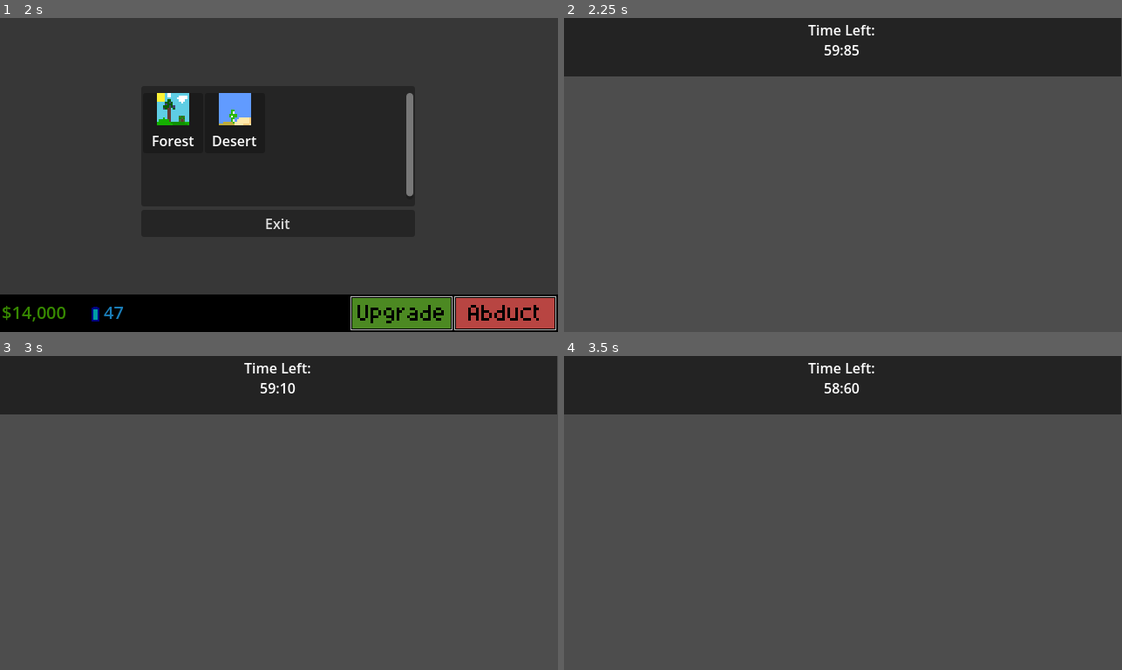
Above: before the commit, frames 1-4 (two rows, left to right).
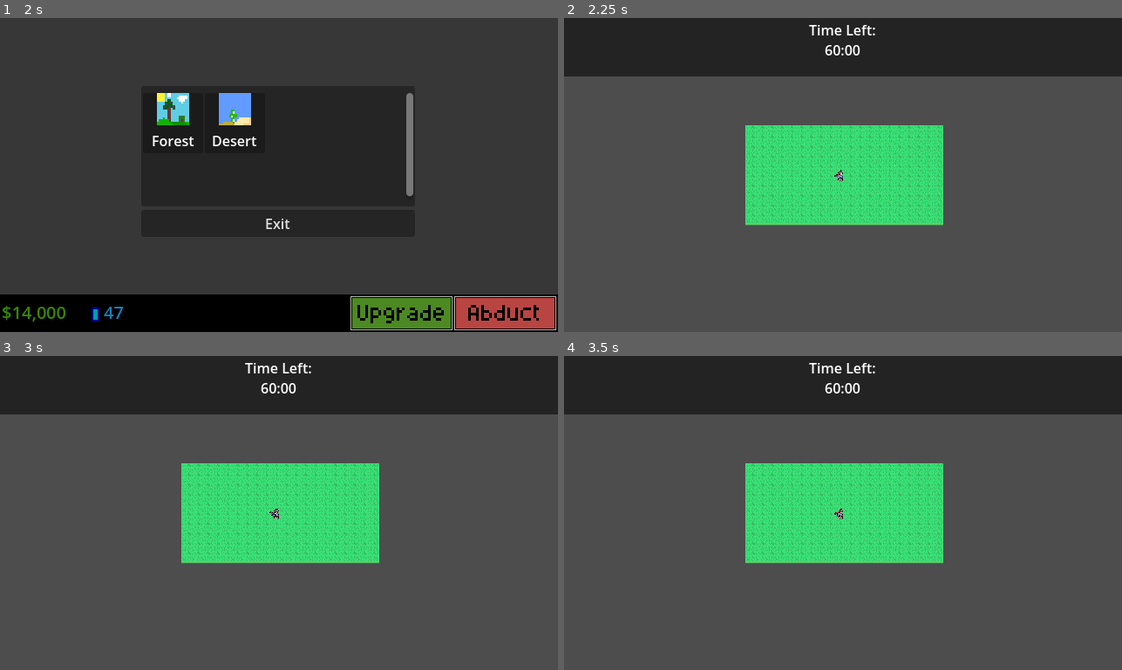
Above: after the commit, the same moments.

Repository: ottercorporationofficial-afk/Abduction
Game: Godot game, scene res://src/main.tscn
Same seed, same stepped clock (60 frames per second), same inputs: the game is played once before the commit and once after it.
Inputs (mouse positions are in pixels of both pictures, inside the frame that each line leads up to):
- Up to frame 1 (2 s): click (507, 313) at 0.5 s; click (401, 313) at 1.25 s
- Up to frame 2 (2.25 s): click (736, 121) at 2.02 s
- Up to frame 3 (3 s): move the mouse to (401, 497) at 2.77 s; click (401, 497) at 2.92 s
- Up to frame 4 (3.5 s): no input

Frame 1 is identical in both runs. In frame 2, 12% of the frame differs, in the area x 32-100%, y 0-67%; in frame 3, 12%; in frame 4, 12%.

Commit message:
level generation

Diff:
--- a/Data/LevelData/Level.gd
+++ b/Data/LevelData/Level.gd
@@ -5,11 +5,13 @@
 var name: String
 var texture: Texture2D
 var cost: int
+var grid_size: Vector2i
 
 
 func _init(data: Dictionary = {}) -> void:
 	if data.is_empty(): return
 	id = data.id
 	name = data.name
-	texture = load("res://Art/Levels/%s.png" % id)
+	texture = load("res://Art/Levels/Icons/%s.png" % id)
 	cost = data.cost
+	grid_size = data.grid_size
--- a/Data/LevelData/LevelStorage.gd
+++ b/Data/LevelData/LevelStorage.gd
@@ -4,12 +4,14 @@
 	Level.new({
 		"id": "forest",
 		"name": "Forest",
-		"cost": 0
+		"cost": 0,
+		"grid_size": Vector2i(20, 10),
 	}),
 	Level.new({
 		"id": "desert",
 		"name": "Desert",
-		"cost": 100
+		"cost": 100,
+		"grid_size": Vector2i(5, 5),
 	})
 ]
 
--- a/Levels/abduction.gd
+++ b/Levels/abduction.gd
@@ -1,8 +1,32 @@
 class_name abduction_scene
 extends Node2D
 
+@onready var tile_scene = preload("uid://bi823t1sdslcb")
+@onready var grid: Node2D = $Grid
 
-var location : Level
+var level_data : Level
+var tiles = []
 
-func setup(level_data: Level):
-	location = level_data
+var grid_size = Vector2i(0, 0)
+var tile_size = Vector2(32, 32)
+
+func setup(level):
+	level_data = level
+
+	grid_size = level_data.grid_size
+
+	for x in range(grid_size.x):
+		tiles.append([])
+
+		for y in range(grid_size.y):
+			var tile = tile_scene.instantiate()
+
+			tile.position = Vector2(tile_size.x * x, tile_size.y * y)
+
+			grid.add_child(tile)
+			tiles[x].append(tile)
+
+	var screen_size = get_viewport_rect().size
+	var grid_pixel_size = Vector2(grid_size) * tile_size
+
+	grid.position = (screen_size - grid_pixel_size) / 2
--- a/Levels/abduction.tscn
+++ b/Levels/abduction.tscn
@@ -2,16 +2,23 @@
 
 [ext_resource type="Script" uid="uid://cyuwgh60rsil3" path="res://Levels/abduction.gd" id="1_4xjou"]
 [ext_resource type="Script" uid="uid://dsk7gdn1wkx0r" path="res://Levels/timer.gd" id="2_djug4"]
+[ext_resource type="PackedScene" uid="uid://ga6sxr7qdr31" path="res://Entities/human.tscn" id="3_tlovu"]
 
 [node name="Abduction" type="Node2D" unique_id=1917941894]
 script = ExtResource("1_4xjou")
 
-[node name="StatusBar" type="ColorRect" parent="." unique_id=1381740684]
+[node name="Grid" type="Node2D" parent="." unique_id=409136658]
+
+[node name="CanvasLayer" type="CanvasLayer" parent="." unique_id=1739050206]
+
+[node name="StatusBar" type="ColorRect" parent="CanvasLayer" unique_id=1381740684]
 offset_right = 640.0
 offset_bottom = 67.0
+size_flags_horizontal = 3
+size_flags_vertical = 3
 color = Color(0.13682577, 0.13682574, 0.13682571, 1)
 
-[node name="Timer" type="Control" parent="StatusBar" unique_id=901170658]
+[node name="Timer" type="Control" parent="CanvasLayer/StatusBar" unique_id=901170658]
 layout_mode = 1
 anchors_preset = 8
 anchor_left = 0.5
@@ -26,7 +33,7 @@
 grow_vertical = 2
 script = ExtResource("2_djug4")
 
-[node name="label" type="RichTextLabel" parent="StatusBar/Timer" unique_id=1656245744]
+[node name="label" type="RichTextLabel" parent="CanvasLayer/StatusBar/Timer" unique_id=1656245744]
 layout_mode = 1
 anchors_preset = 8
 anchor_left = 0.5
@@ -40,3 +47,10 @@
 grow_horizontal = 2
 grow_vertical = 2
 horizontal_alignment = 1
+
+[node name="Camera2D" type="Camera2D" parent="." unique_id=1984243342]
+position = Vector2(320, 182)
+zoom = Vector2(0.35, 0.35)
+
+[node name="Human" parent="." unique_id=75959660 instance=ExtResource("3_tlovu")]
+position = Vector2(312, 187)
--- a/Levels/menagerie.tscn
+++ b/Levels/menagerie.tscn
@@ -118,4 +118,7 @@
 texture_normal = ExtResource("6_4jk7j")
 metadata/_edit_use_anchors_ = true
 
+[node name="Camera2D" type="Camera2D" parent="." unique_id=2062415228]
+position = Vector2(320, 180)
+
 [connection signal="pressed" from="Hud/PopupManager/BottomBar/Abduct" to="Hud" method="_on_abduct_pressed"]
--- /dev/null
+++ b/Levels/tile.tscn
@@ -0,0 +1,17 @@
+[gd_scene format=3 uid="uid://bi823t1sdslcb"]
+
+[ext_resource type="Texture2D" uid="uid://c5mpkp0ei62jx" path="res://Art/Levels/Tiles/ForestTile.png" id="1_wt8c7"]
+
+[node name="Tile" type="Control" unique_id=1173722915]
+layout_mode = 3
+anchors_preset = 15
+anchor_right = 1.0
+anchor_bottom = 1.0
+grow_horizontal = 2
+grow_vertical = 2
+
+[node name="TextureRect" type="TextureRect" parent="." unique_id=985537481]
+layout_mode = 0
+offset_right = 40.0
+offset_bottom = 40.0
+texture = ExtResource("1_wt8c7")
--- a/Levels/timer.gd
+++ b/Levels/timer.gd
@@ -3,12 +3,13 @@
 @onready var label: RichTextLabel = $label
 
 var time_left: float = 60.0 # starting time
-var running: bool = true
+var running: bool = false
 
 signal finished
 
 
 func _process(delta):
+	label.text = "Time Left: " + format_time(time_left)
 	if not running:
 		return
 
--- a/src/UI/level_button.tscn
+++ b/src/UI/level_button.tscn
@@ -1,7 +1,7 @@
 [gd_scene format=3 uid="uid://dtj5tonr5vcn6"]
 
 [ext_resource type="Script" uid="uid://nkmcwf0di0xe" path="res://src/UI/level_button.gd" id="1_8mgw4"]
-[ext_resource type="Texture2D" uid="uid://bnb5hvhbvgxsl" path="res://Art/Levels/forest.png" id="1_w8va6"]
+[ext_resource type="Texture2D" uid="uid://bnb5hvhbvgxsl" path="res://Art/Levels/Icons/forest.png" id="1_w8va6"]
 
 [node name="LevelButton" type="PanelContainer" unique_id=2114289213]
 custom_minimum_size = Vector2(69, 69)
--- a/src/main.tscn
+++ b/src/main.tscn
@@ -5,7 +5,4 @@
 [node name="Main" type="Node2D" unique_id=1237780417]
 script = ExtResource("1_5q4o7")
 
-[node name="Camera2D" type="Camera2D" parent="." unique_id=465916995]
-position = Vector2(321, 180)
-
 [node name="SceneHolder" type="Node2D" parent="." unique_id=170321782]
Renamed: Art/Levels/desert.png -> Art/Levels/Icons/desert.png
Not shown, changed: Art/Levels/Icons/desert.png.import
Renamed: Art/Levels/forest.png -> Art/Levels/Icons/forest.png
Not shown, changed: Art/Levels/Icons/forest.png.import
Binary file added: Art/Levels/Tiles/ForestTile.png
Not shown, added: Art/Levels/Tiles/ForestTile.png.import
